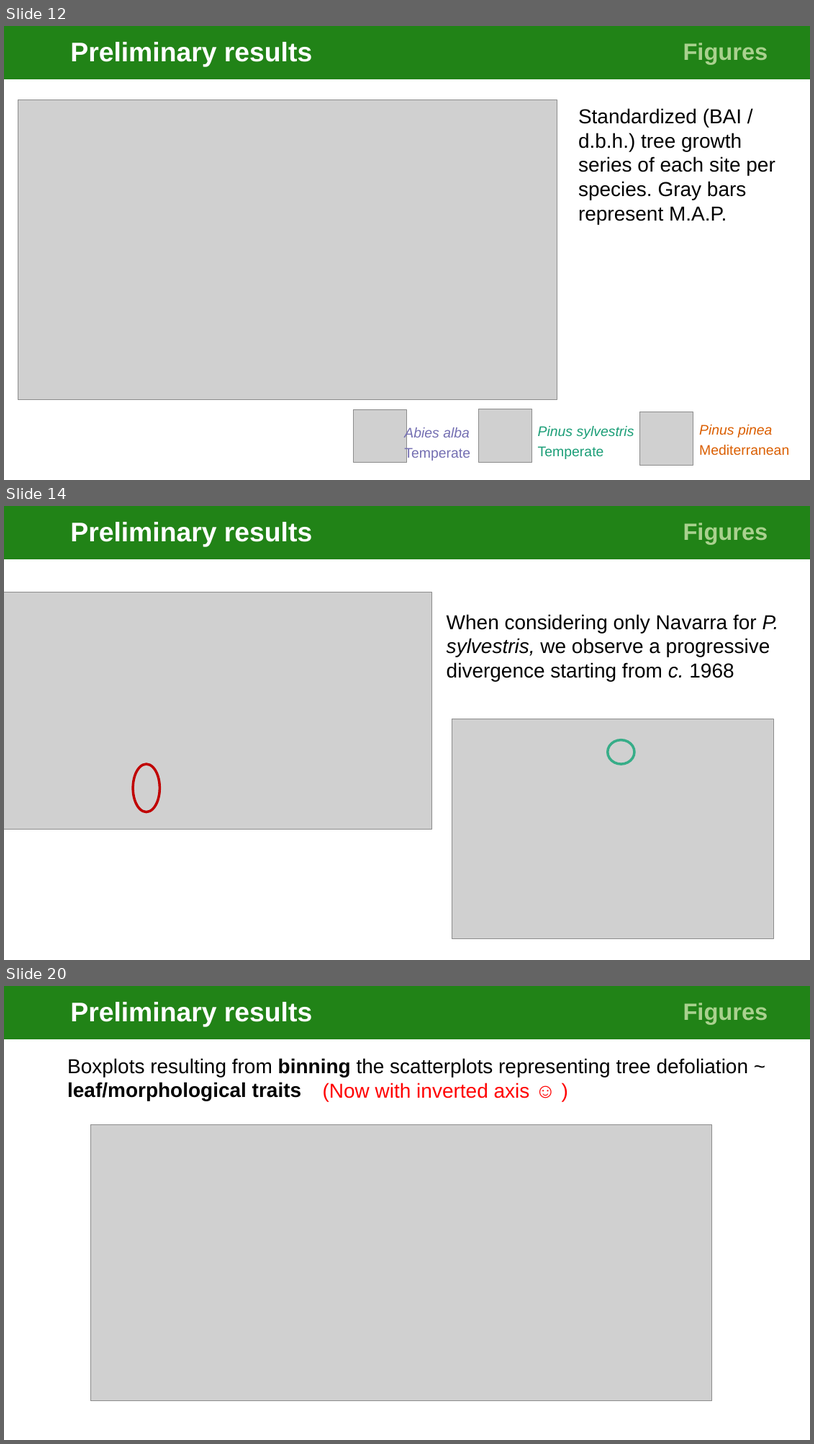
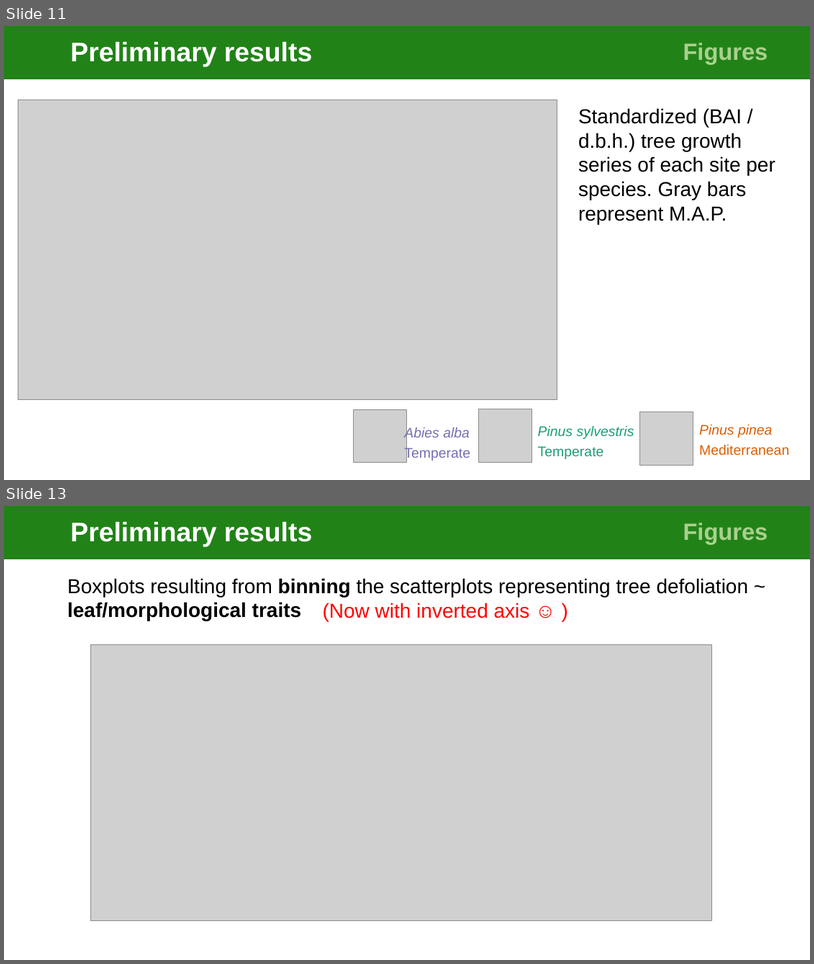
Before and after one commit to cris-fernandez/Tesis_Individuo, a slide deck: 06_ppts/exploratory_analysis_figures_v2-CFB.pptx. Shown one above the other, each under a label of ours: slides 12, 14 and 20 before the commit, slides 11 and 13 after it; the slides between them are not shown. The pictures are 814x1444 and 814x964 pixels, drawn with LibreOffice and Linux fonts; fonts in the diff are those of the drawing; grey boxes stand for pictures. Boxes give left, top, right and bottom in pixels: in the first picture for what was removed or moved away, otherwise in the second. Text is boxed around its words. In the diff, an @@ line names an element or a change of style, - is before the commit and + after.

```diff
--- a/06_ppts/exploratory_analysis_figures_v2-CFB.pptx
+++ b/06_ppts/exploratory_analysis_figures_v2-CFB.pptx
@@ slide 14 removed at box(4, 506, 810, 960), background #FFFFFF @@
@@ title removed at box(4, 506, 646, 559) @@
-Preliminary results
@@ rectangle removed at box(646, 506, 810, 559) @@
-Figures
@@ picture removed at box(4, 592, 432, 829) @@
@@ text removed at box(447, 614, 779, 681) @@
-  When considering only Navarra for P. sylvestris, we observe a progressive divergence starting from c. 1968
@@ picture removed at box(453, 719, 774, 939) @@
@@ ellipse removed at box(608, 739, 635, 764) @@
@@ ellipse removed at box(133, 764, 160, 811) @@
@@ what was slide 12 is now slide 11 @@
@@ what was slide 20 is now slide 13 @@
```
Also in this commit, not shown: 6 slides changed, 2 slides added, 8 other slides removed.
